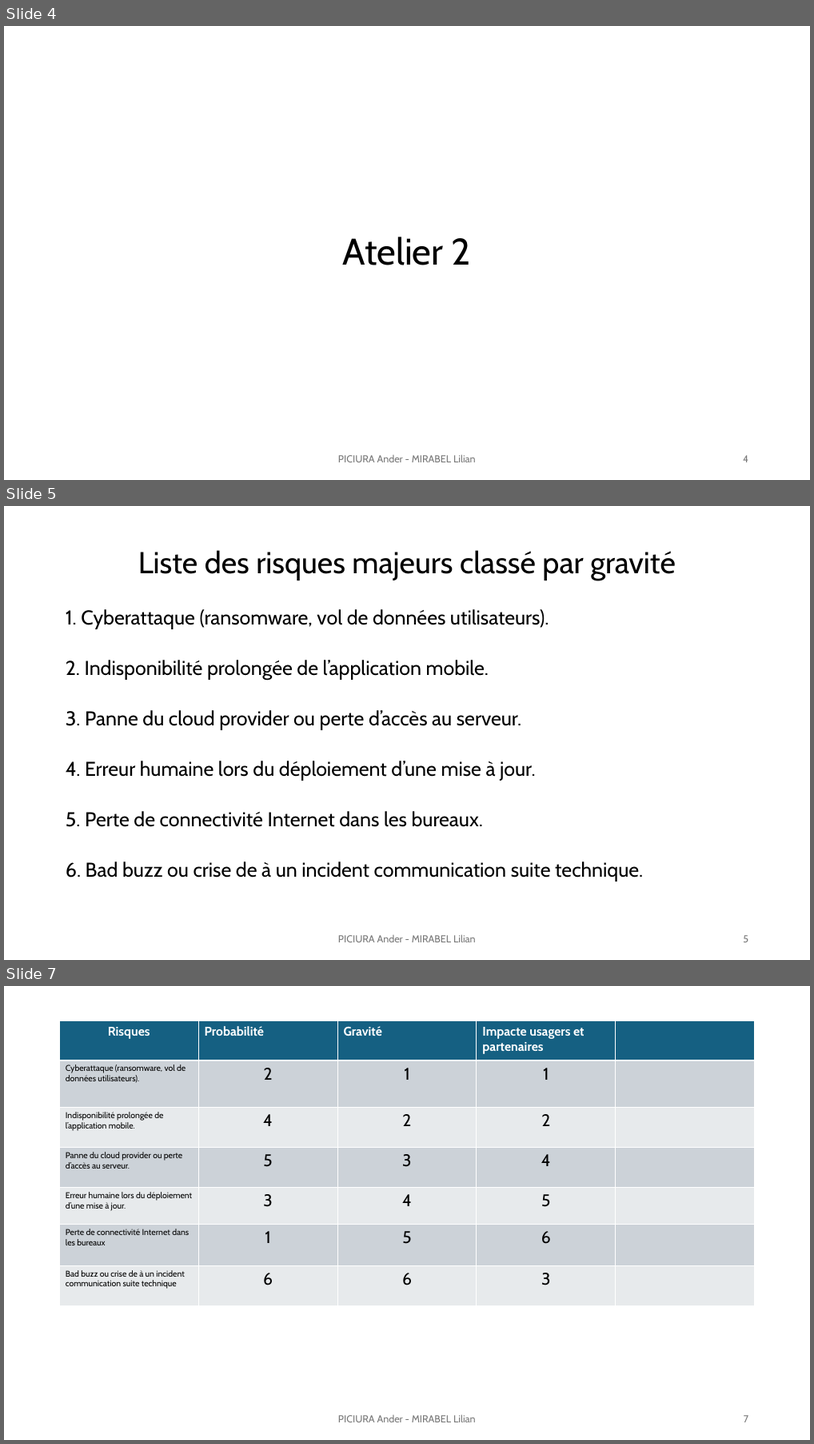
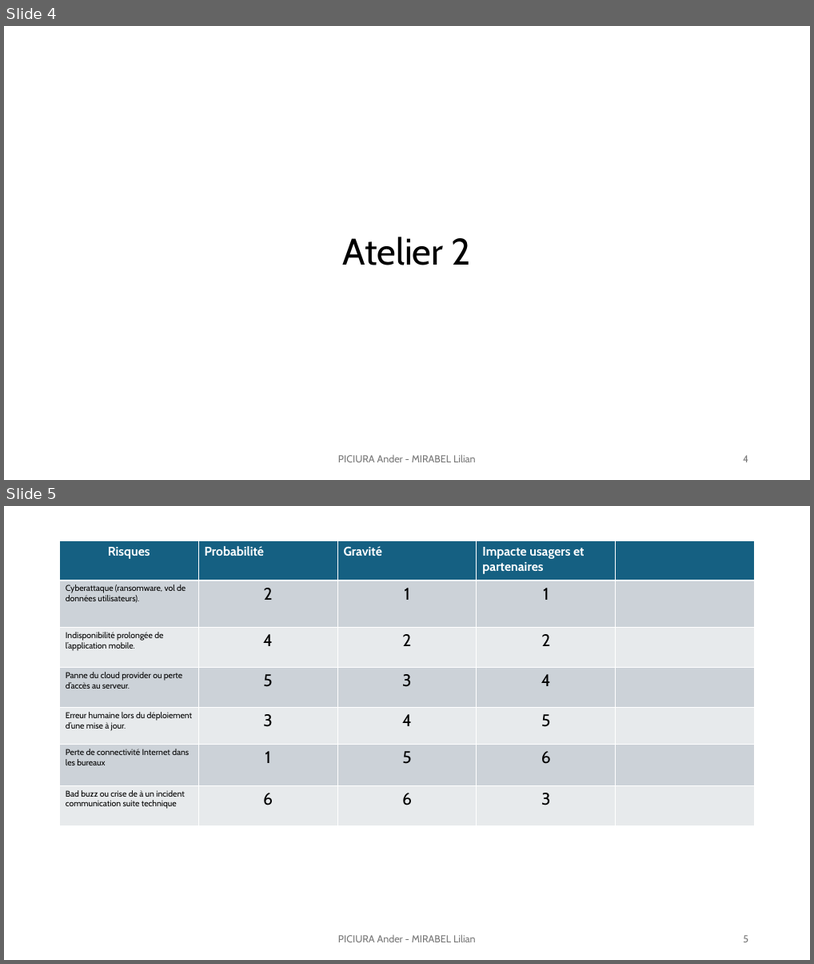
Before and after one commit to lilianmirabel/TPodoo, a slide deck: TP6_Exploitation_faille_0day_Lilian_Ander.pptx. Shown one above the other, each under a label of ours: slides 4, 5 and 7 before the commit, slides 4 and 5 after it; the slides between them are not shown. The pictures are 814x1444 and 814x964 pixels, drawn with LibreOffice and Linux fonts; fonts in the diff are those of the drawing. Boxes give left, top, right and bottom in pixels: in the first picture for what was removed or moved away, otherwise in the second. Text is boxed around its words. In the diff, an @@ line names an element or a change of style, - is before the commit and + after.

Commit message:
tp6

```diff
--- a/TP6_Exploitation_faille_0day_Lilian_Ander.pptx
+++ b/TP6_Exploitation_faille_0day_Lilian_Ander.pptx
@@ slide 5 removed at (x1=4, y1=506, x2=810, y2=960), background #FFFFFF @@
@@ title removed at (x1=138, y1=550, x2=676, y2=580) @@
-Liste des risques majeurs classé par gravité
@@ text removed at (x1=66, y1=609, x2=643, y2=880) @@
-1. Cyberattaque (ransomware, vol de données utilisateurs).
-2. Indisponibilité prolongée de l’application mobile.
-3. Panne du cloud provider ou perte d’accès au serveur.
-4. Erreur humaine lors du déploiement d’une mise à jour.
-5. Perte de connectivité Internet dans les bureaux.
-6. Bad buzz ou crise de à un incident communication suite technique.
@@ text removed at (x1=338, y1=934, x2=476, y2=942) @@
-PICIURA Ander - MIRABEL Lilian
@@ page number removed at (x1=743, y1=935, x2=749, y2=942) @@
-5
@@ what was slide 7 is now slide 5 @@
@@ page number at (x1=743, y1=935, x2=749, y2=942): text changed @@
-7
+5
```
Also in this commit, not shown: 1 other slide removed.
